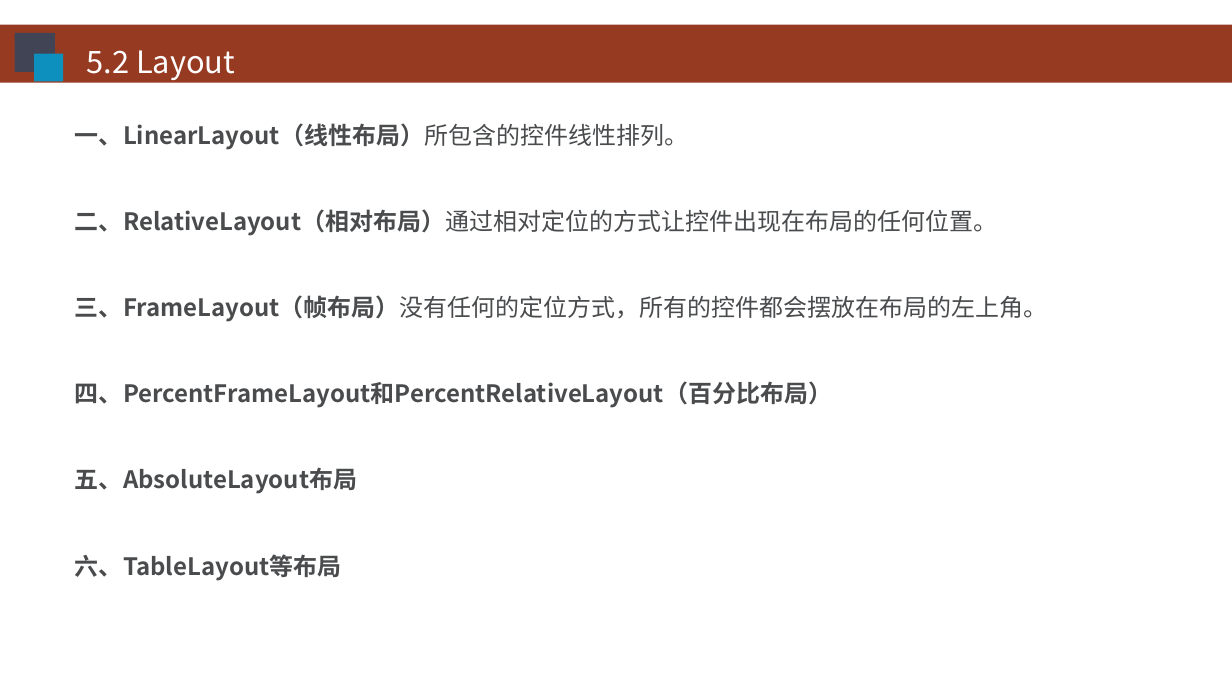
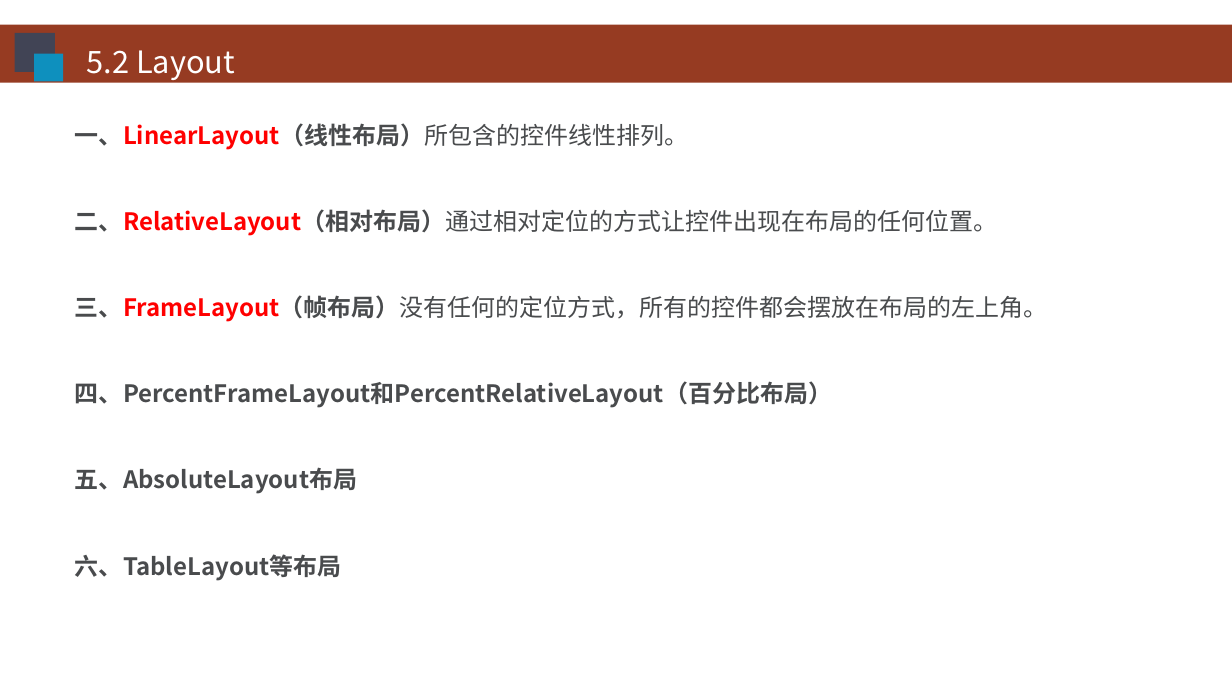
Before and after one commit to HBU/Android-PPT, a slide deck: slide 10 of 03.0 -- 用户界面 -- 第05章.ppt. Drawn at 1232x693 pixels with LibreOffice and Linux fonts; fonts in the diff are those of the drawing; background and template pictures are left out. Boxes give left, top, right and bottom in pixels: in the first picture for what was removed or moved away, otherwise in the second. Text is boxed around its words. In the diff, an @@ line names an element or a change of style, - is before the commit and + after.

```diff
--- a/03.0 -- 用户界面 -- 第05章.ppt
+++ b/03.0 -- 用户界面 -- 第05章.ppt
@@ text at (75, 123, 1048, 322): text colour #494B4D to #FF0000 in "一、LinearLayout（线性布局）所包含的控件线性排列。", "二、RelativeLayout（相对布局）通过相对定位的方式让控件出现在布局的任何位置。", "三、FrameLayout（帧布局）没有任何的定位方式，所有的控件都会摆放在布局的左上角。" @@
```
Also in this commit, not shown: 6 other slides changed.
